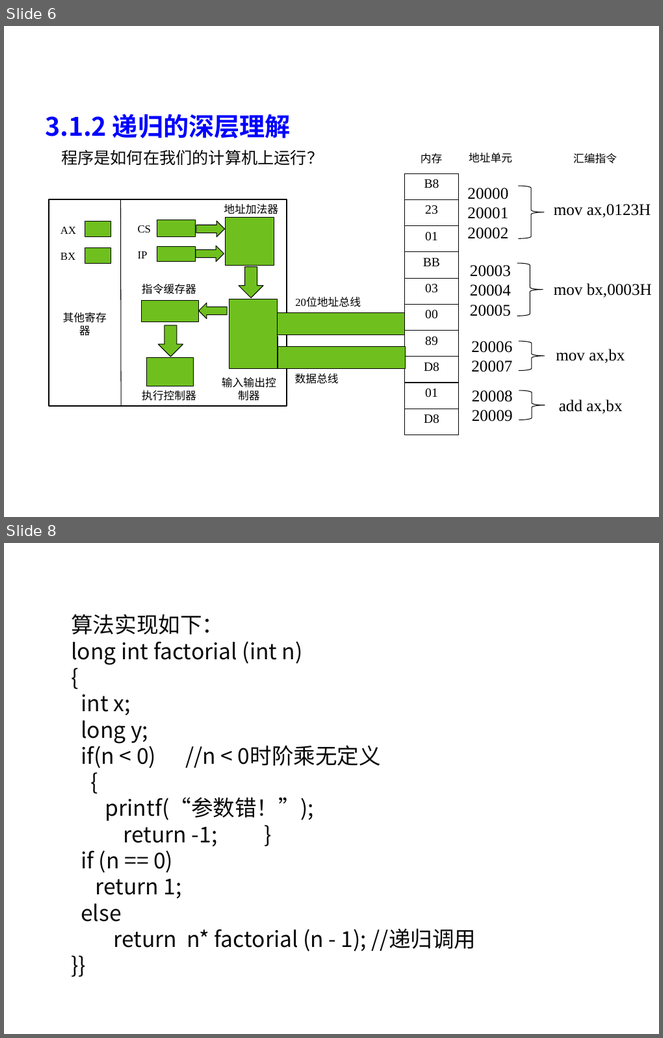
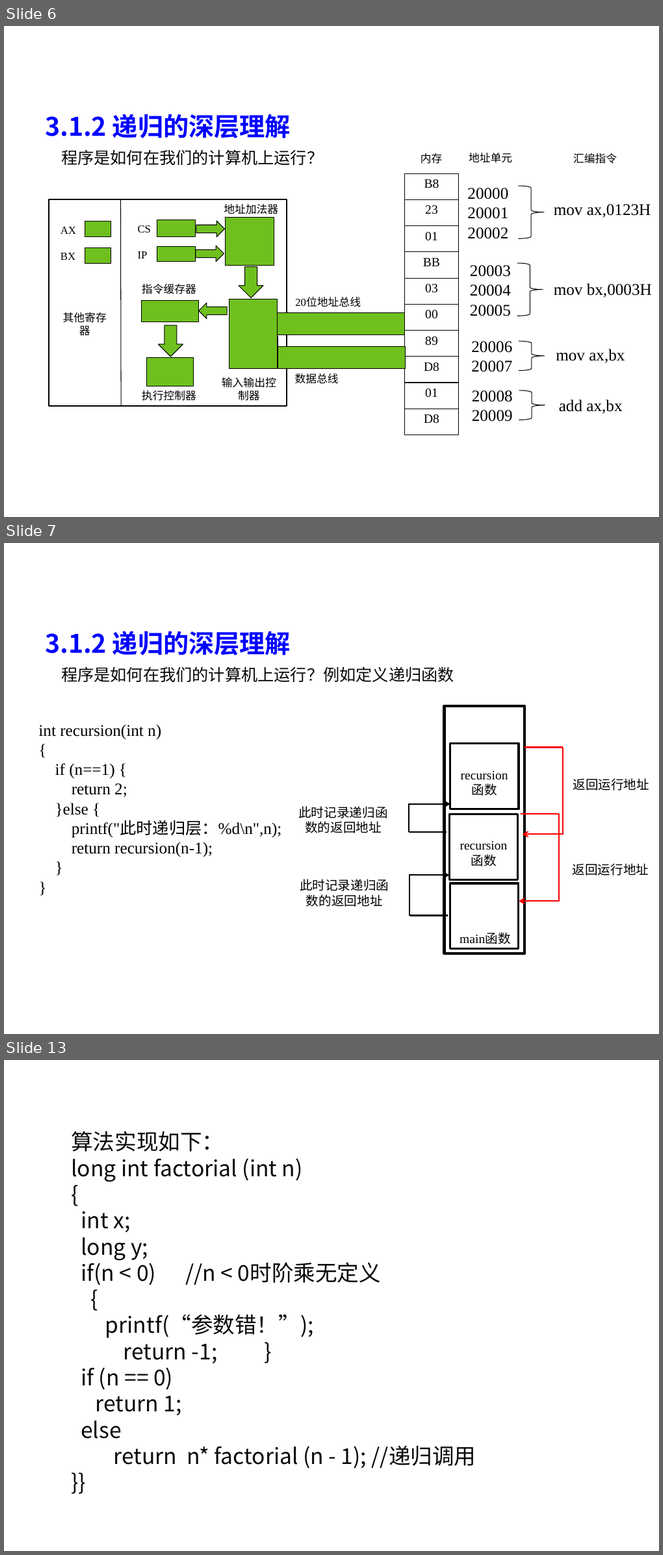
Before and after one commit to liutongling/DP, a slide deck: file/第3章 分治法计.pptx. Shown one above the other, each under a label of ours: slides 6 and 8 before the commit, slides 6, 7 and 13 after it; the slides between them are not shown. The pictures are 663x1038 and 663x1555 pixels, drawn with LibreOffice and Linux fonts; fonts in the diff are those of the drawing; background and template pictures are left out. Boxes give left, top, right and bottom in pixels: in the first picture for what was removed or moved away, otherwise in the second. Text is boxed around its words. In the diff, an @@ line names an element or a change of style, - is before the commit and + after.

```diff
--- a/file/第3章 分治法计.pptx
+++ b/file/第3章 分治法计.pptx
@@ slide 7 added at (4,543,659,1034), background #FFFFFF @@
@@ text added at (45,631,291,655), 28 pt, text #0000FF, bold @@
+3.1.2 递归的深层理解
@@ text added at (61,667,454,682), 18 pt, text #080808 @@
+程序是如何在我们的计算机上运行？例如定义递归函数
@@ rectangle added at (444,706,525,954), outline #000000 3 pt @@
@@ text added at (38,725,282,857), 18 pt, text #000000 @@
+int recursion(int n)
+{
+if (n==1) {
+return 2;
+}else {
+printf("此时递归层：%d\n",n);
+return recursion(n-1);
+}
+}
@@ rectangle added at (450,743,518,809), outline #000000 2.25 pt @@
@@ line added from (563, 747) to (525, 747), #FF0000 1.5 pt @@
@@ line added from (563, 835) to (563, 747), #FF0000 1.5 pt @@
@@ text added at (452,764,516,798), 14 pt, text #000000 @@
+recursion函数
@@ text added at (573,778,649,791), 14 pt, text #000000 @@
+返回运行地址
@@ text added at (298,806,388,834), 14 pt, text #000000 @@
+此时记录递归函数的返回地址
@@ line added from (409, 833) to (409, 804), #000000 1.5 pt @@
@@ arrow added from (409, 804) to (450, 804), #000000 1.5 pt @@
@@ rectangle added at (449,814,518,880), outline #000000 2.25 pt @@
@@ line added from (559, 814) to (521, 814), #FF0000 1.5 pt @@
@@ line added from (559, 902) to (559, 814), #FF0000 1.5 pt @@
@@ line added from (447, 833) to (409, 833), #000000 1.5 pt @@
@@ text added at (452,835,516,869), 14 pt, text #000000 @@
+recursion函数
@@ arrow added from (562, 835) to (522, 835), #FF0000 1.5 pt @@
@@ text added at (573,863,649,876), 14 pt, text #000000 @@
+返回运行地址
@@ text added at (300,879,389,907), 14 pt, text #000000 @@
+此时记录递归函数的返回地址
@@ arrow added from (409, 875) to (449, 875), #000000 1.5 pt @@
@@ line added from (410, 916) to (410, 875), #000000 1.5 pt @@
@@ rectangle added at (450,884,518,949), outline #000000 2.25 pt @@
@@ arrow added from (559, 901) to (519, 901), #FF0000 1.5 pt @@
@@ line added from (448, 916) to (410, 916), #000000 1.5 pt @@
@@ text added at (460,934,511,945), 14 pt, text #000000 @@
+main函数
@@ what was slide 8 is now slide 13 @@
```
Also in this commit, not shown: 2 slides changed, 3 other slides added, 2 slides removed.
